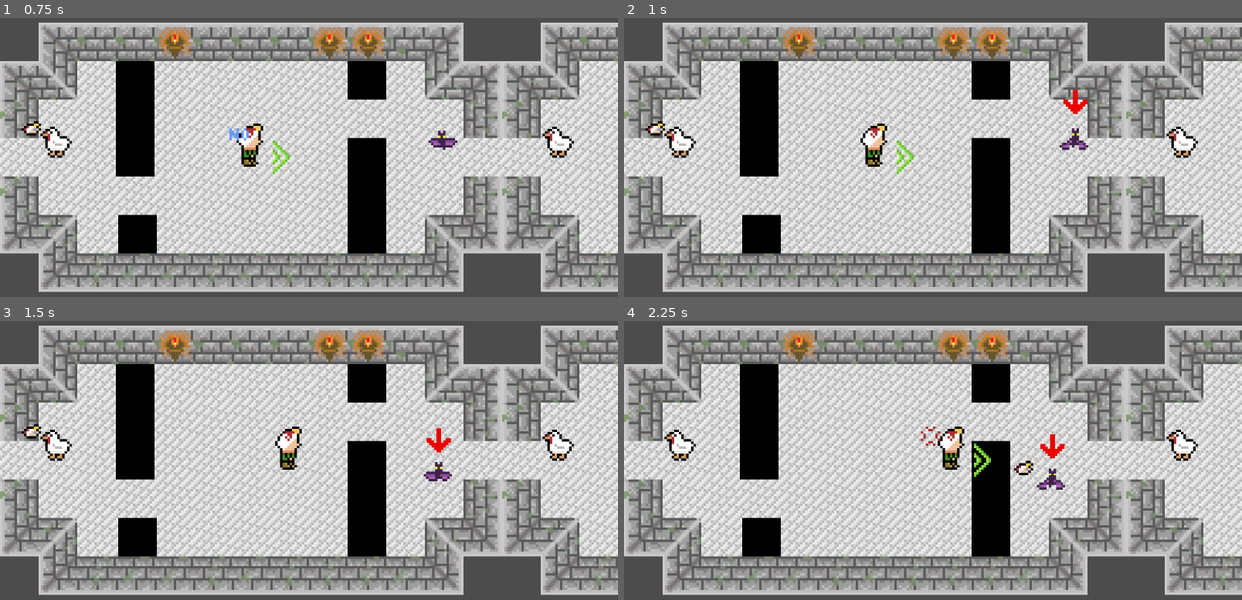
Above: before the commit, frames 1-4 (two rows, left to right).
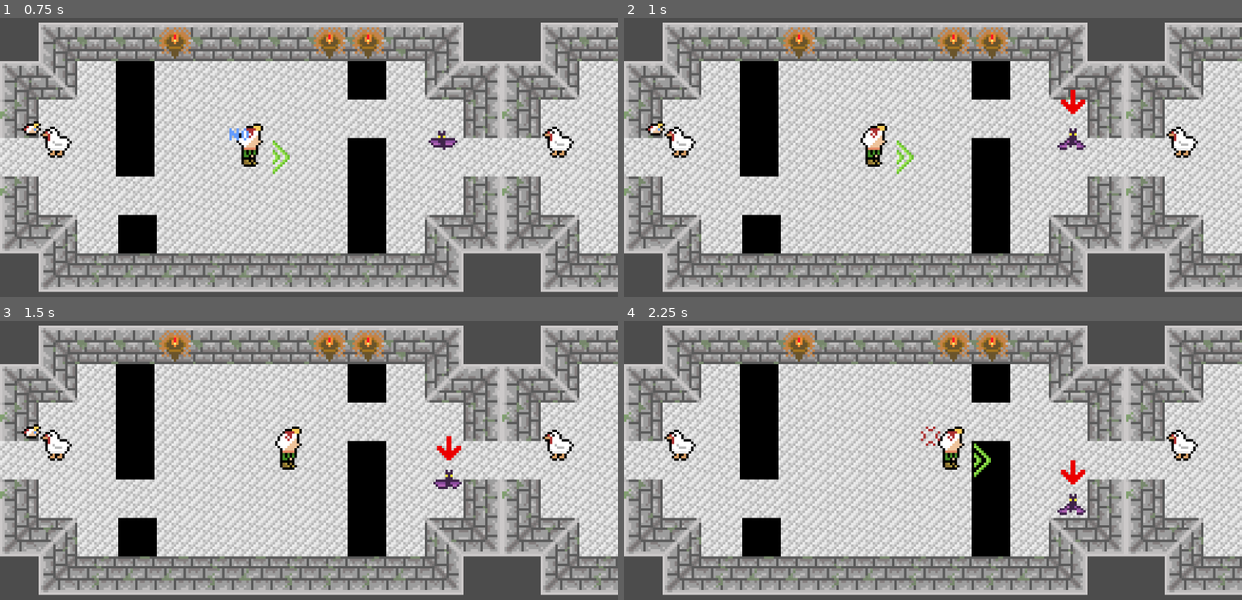
Above: after the commit, the same moments.

Repository: epicfarmer/gmtk2023
Game: Godot game, scene res://Level.tscn
Same seed, same stepped clock (60 frames per second), same inputs: the game is played once before the commit and once after it.
Inputs (mouse positions are in pixels of both pictures, inside the frame that each line leads up to):
- Up to frame 1 (0.75 s): tap Enter at 0.5 s; move the mouse to (444, 146) at 0.52 s; hold Right (right) from 0.53 s (still down); click (444, 146) at 0.67 s
- Up to frame 2 (1 s): keep holding Right (right)
- Up to frame 3 (1.5 s): move the mouse to (185, 485) at 1.27 s; release Right (right) at 1.28 s; hold Down (down) from 1.28 s (still down)
- Up to frame 4 (2.25 s): move the mouse to (994, 387) at 2.02 s; release Down (down) at 2.03 s; hold Right (right) from 2.03 s (still down)

Frame 1 is identical in both runs. In frame 2, 0.3% of the frame differs, in the area x 70-76%, y 25-48%; in frame 3, 0.5%; in frame 4, 0.8%, in the area x 63-75%, y 40-70%.

Commit message:
resized movement colliders to sprites on enemies

Diff:
--- a/RunAwayMonster.tscn
+++ b/RunAwayMonster.tscn
@@ -139,7 +139,7 @@
 timer_bias = 0.3
 
 [node name="CollisionShape2D" parent="." index="0"]
-position = Vector2( 0, -1 )
+position = Vector2( 0, -6 )
 shape = SubResource( 1 )
 
 [node name="Sprite" parent="." index="1"]
--- a/RunTowardsMonster.tscn
+++ b/RunTowardsMonster.tscn
@@ -139,6 +139,7 @@
 [node name="Monster" instance=ExtResource( 1 )]
 
 [node name="CollisionShape2D" parent="." index="0"]
+position = Vector2( 0, -8 )
 shape = SubResource( 1 )
 
 [node name="Sprite" parent="." index="1"]
@@ -162,7 +163,7 @@
 }
 
 [node name="CollisionShape2D" parent="Hurtbox" index="0"]
-position = Vector2( 0.0848549, -5.59559 )
+position = Vector2( 0, -5 )
 
 [node name="AnimationPlayer" type="AnimationPlayer" parent="." index="5"]
 anims/idle = SubResource( 2 )
